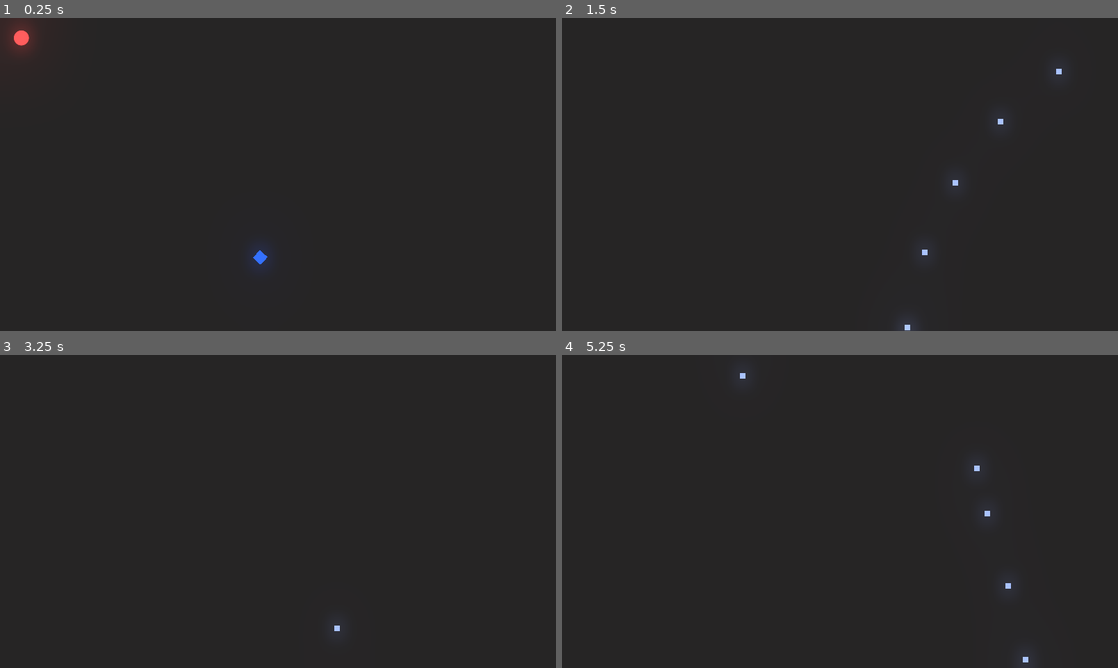
Above: before the commit, frames 1-4 (two rows, left to right).
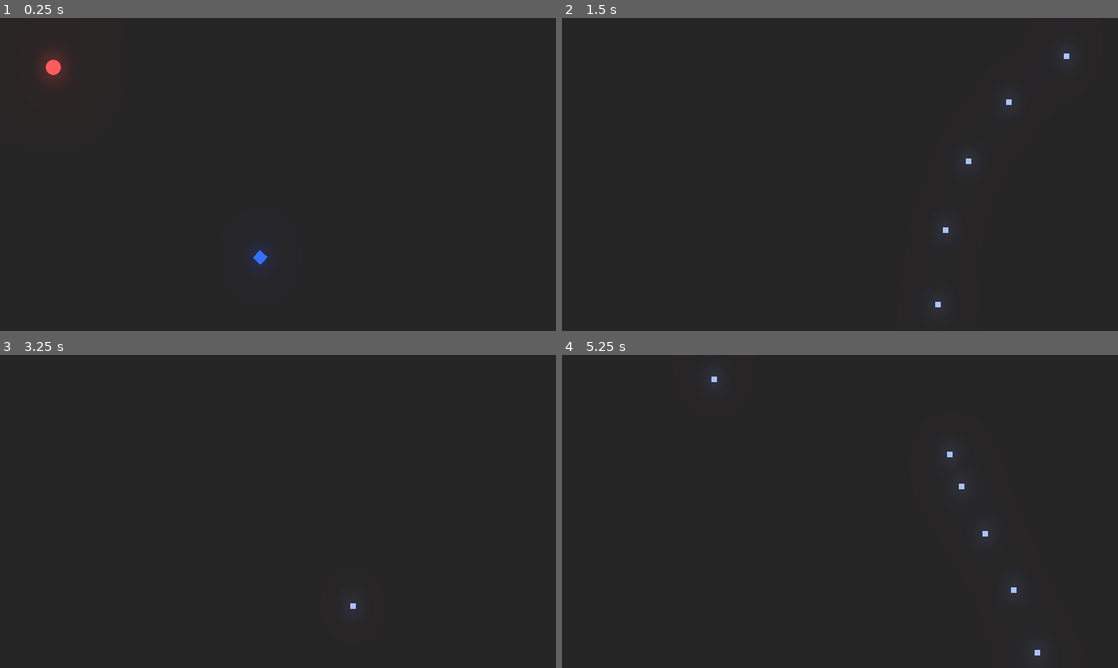
Above: after the commit, the same moments.

Repository: Talamander/unexpected-jam
Game: Godot game, scene res://Level/Arena.tscn
The game is run twice, just before and just after one commit, with the same random seed, the same clock (stepped at 60 frames per second) and the same inputs.
Inputs (mouse positions are in pixels of both pictures, inside the frame that each line leads up to):
- Up to frame 1 (0.25 s): no input
- Up to frame 2 (1.5 s): move the mouse to (962, 158) at 0.52 s; press the mouse at (962, 158) at 0.53 s; hold Right (ui_right) 0.53-1.28 s; move the mouse to (728, 190) at 1.27 s; release the mouse at (728, 190) at 1.28 s; hold Down (ui_down) from 1.28 s (still down); click (728, 190) at 1.35 s
- Up to frame 3 (3.25 s): move the mouse to (333, 442) at 2.02 s; release Down (ui_down) at 2.03 s; press the mouse at (333, 442) at 2.03 s; hold Right (ui_right) 2.03-2.78 s; move the mouse to (250, 574) at 2.77 s; release the mouse at (250, 574) at 2.78 s; hold Up (ui_up) from 2.78 s (still down); click (250, 574) at 2.85 s
- Up to frame 4 (5.25 s): move the mouse to (1006, 558) at 3.52 s; release Up (ui_up) at 3.53 s; press the mouse at (1006, 558) at 3.53 s; hold Left (ui_left) 3.53-5.03 s; move the mouse to (673, 464) at 4.27 s; release the mouse at (673, 464) at 4.28 s; click (673, 464) at 4.35 s; move the mouse to (867, 511) at 5.02 s; press the mouse at (867, 511) at 5.03 s; hold Down (ui_down) from 5.03 s (still down)

The runs differ from the first frame. In frame 1, 0.7% of the frame differs, in the area x 1-12%, y 1-21%; in frame 2, 0.2%; in frame 3, less than 0.1%; in frame 4, 0.2%.

Commit message:
SoundFX Player Added
Added in SoundFX player with placeholder bullet sound

Diff:
--- a/Enemies/BasicEnemy.gd
+++ b/Enemies/BasicEnemy.gd
@@ -1,7 +1,7 @@
 extends "res://ParentClasses/Enemy.gd"
 
 export var speed = 400
-export var acceleration = 1000
+export var acceleration = 4000
 
 func _physics_process(delta):
 	if Global.player != null:
--- a/ParentClasses/Projectile.gd
+++ b/ParentClasses/Projectile.gd
@@ -6,5 +6,5 @@
 	position += velocity * delta
 
 #Destroys the projectile after it has exited the viewport
-func _on_VisibilityNotifier2D_viewport_exited(viewport):
+func _on_VisibilityNotifier2D_viewport_exited(_viewport):
 	queue_free()
--- a/Player/Player.gd
+++ b/Player/Player.gd
@@ -50,6 +50,7 @@
 	else:
 		motion = Vector2.ZERO
 
+# warning-ignore:shadowed_variable
 func calc_movement(acceleration):
 	#Uses the acceleration to ramp up to the speed, so it's not instantaneous
 	motion += acceleration
@@ -65,5 +66,5 @@
 	var bullet = Global.instance_scene_on_main(playerBullet, playerSprite.global_position)
 	bullet.velocity = Vector2.RIGHT.rotated(self.rotation) * bullet.speed
 	#Adds a little kick, tweak the number to change intensity
-	motion -= bullet.velocity * 1
+	motion -= bullet.velocity * .75
 	fireRate.start()
--- a/Player/PlayerBullet.gd
+++ b/Player/PlayerBullet.gd
@@ -3,5 +3,5 @@
 #Bullet speed
 export var speed = 550
 
-
-#Stuff later
+func _ready():
+	SoundFx.play("Bullet", rand_range(0.6, 2.2), -7)
--- /dev/null
+++ b/Singletons/SoundFX.gd
@@ -0,0 +1,21 @@
+extends Node
+
+var sounds_path = "res://Music and Sounds/"
+
+var sounds = {
+	"Bullet" : load(sounds_path + "Bullet.wav"),
+	"Bullet2" : load(sounds_path + "Bullet.wav"),
+	"Bullet22" : load(sounds_path + "Bullet.wav")
+}
+
+onready var sound_players = get_children()
+
+func play(sound_string, pitch_scale = 1, volume_db = 0):
+	for soundPlayer in sound_players:
+		if not soundPlayer.playing:
+			soundPlayer.pitch_scale = pitch_scale
+			soundPlayer.volume_db = volume_db
+			soundPlayer.stream = sounds[sound_string]
+			soundPlayer.play()
+			return
+	print ("too many sounds playing at once")
--- /dev/null
+++ b/Singletons/SoundFX.tscn
@@ -0,0 +1,26 @@
+[gd_scene load_steps=2 format=2]
+
+[ext_resource path="res://Singletons/SoundFX.gd" type="Script" id=1]
+
+[node name="SoundFX" type="Node"]
+script = ExtResource( 1 )
+
+[node name="AudioStreamPlayer1" type="AudioStreamPlayer" parent="."]
+
+[node name="AudioStreamPlayer2" type="AudioStreamPlayer" parent="."]
+
+[node name="AudioStreamPlayer3" type="AudioStreamPlayer" parent="."]
+
+[node name="AudioStreamPlayer4" type="AudioStreamPlayer" parent="."]
+
+[node name="AudioStreamPlayer5" type="AudioStreamPlayer" parent="."]
+
+[node name="AudioStreamPlayer6" type="AudioStreamPlayer" parent="."]
+
+[node name="AudioStreamPlayer7" type="AudioStreamPlayer" parent="."]
+
+[node name="AudioStreamPlayer8" type="AudioStreamPlayer" parent="."]
+
+[node name="AudioStreamPlayer9" type="AudioStreamPlayer" parent="."]
+
+[node name="AudioStreamPlayer10" type="AudioStreamPlayer" parent="."]
--- a/project.godot
+++ b/project.godot
@@ -22,6 +22,7 @@
 [autoload]
 
 Global="*res://Singletons/Global.gd"
+SoundFx="*res://Singletons/SoundFX.tscn"
 
 [display]
 
Not shown, added: Music and Sounds/Bullet.wav.import
Not shown, added: Music and Sounds/Bullet.wav
